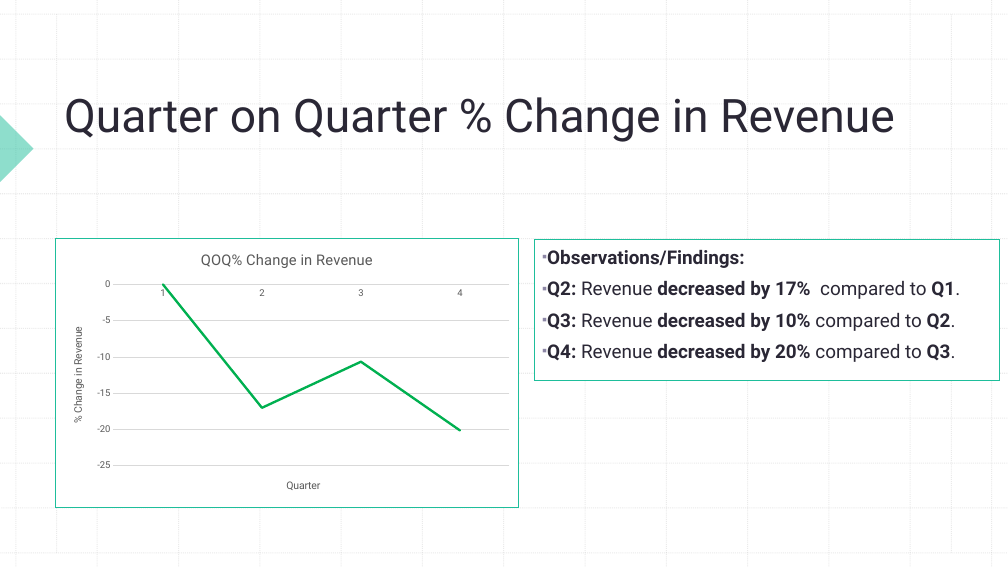
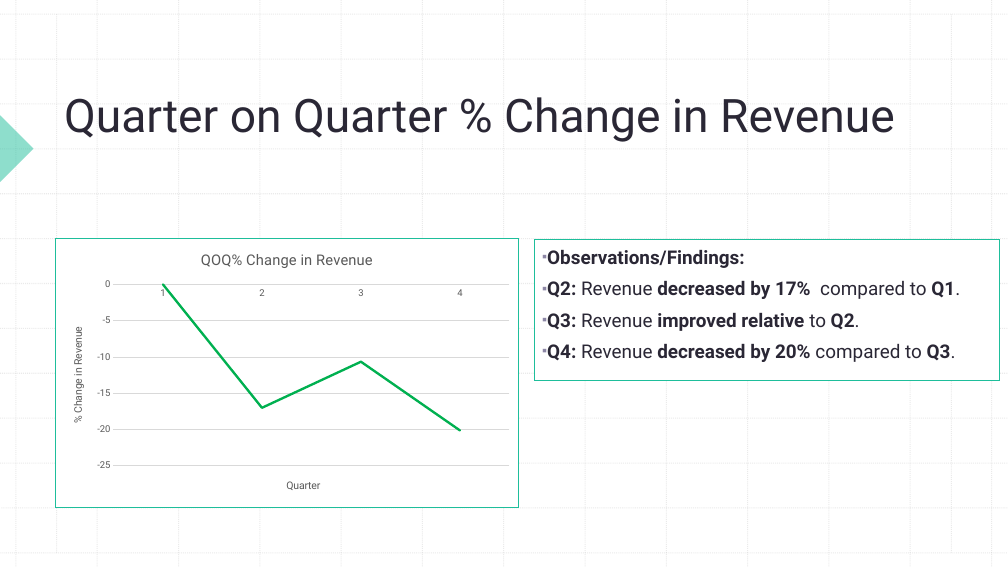
Before and after one commit to thaychansy/sql-business-case, a slide deck: slide 11 of new-wheels-db/Quarterly_Business_Report.pptx. Drawn at 1008x567 pixels with LibreOffice and Linux fonts; fonts in the diff are those of the drawing. Boxes give left, top, right and bottom in pixels: in the first picture for what was removed or moved away, otherwise in the second. Text is boxed around its words. In the diff, an @@ line names an element or a change of style, - is before the commit and + after.

```diff
--- a/new-wheels-db/Quarterly_Business_Report.pptx
+++ b/new-wheels-db/Quarterly_Business_Report.pptx
@@ text in rectangle at [547,313,860,331]: text changed @@
-▪ Q3: Revenue decreased by 10% compared to Q2.
+▪ Q3: Revenue improved relative to Q2.
```
Also in this commit, not shown: 4 other files.
